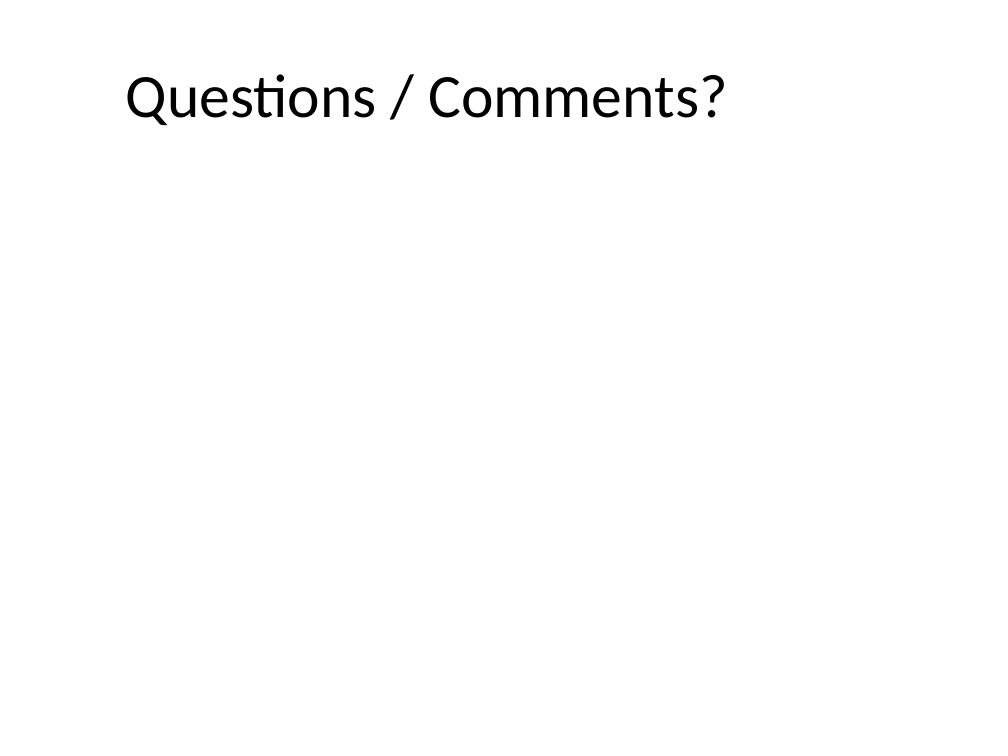
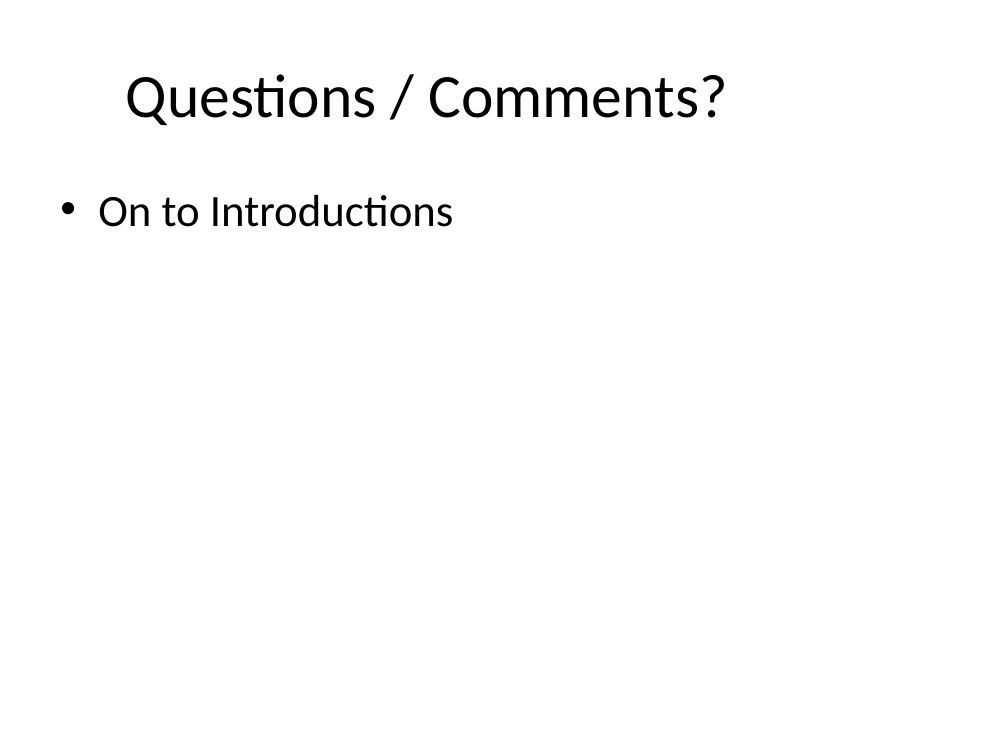
Before and after one commit to vista-novo/fhir, a slide deck: slide 8 of connectathons/Boston2013/Introduction.pptx. Drawn at 1008x756 pixels with LibreOffice and Linux fonts; fonts in the diff are those of the drawing; background and template pictures are left out. Boxes give left, top, right and bottom in pixels: in the first picture for what was removed or moved away, otherwise in the second. Text is boxed around its words. In the diff, an @@ line names an element or a change of style, - is before the commit and + after.

```diff
--- a/connectathons/Boston2013/Introduction.pptx
+++ b/connectathons/Boston2013/Introduction.pptx
@@ text added at (98, 195, 454, 227), 32 pt, text #000000 @@
+• On to Introductions
```
Also in this commit, not shown: 6 other slides changed.
